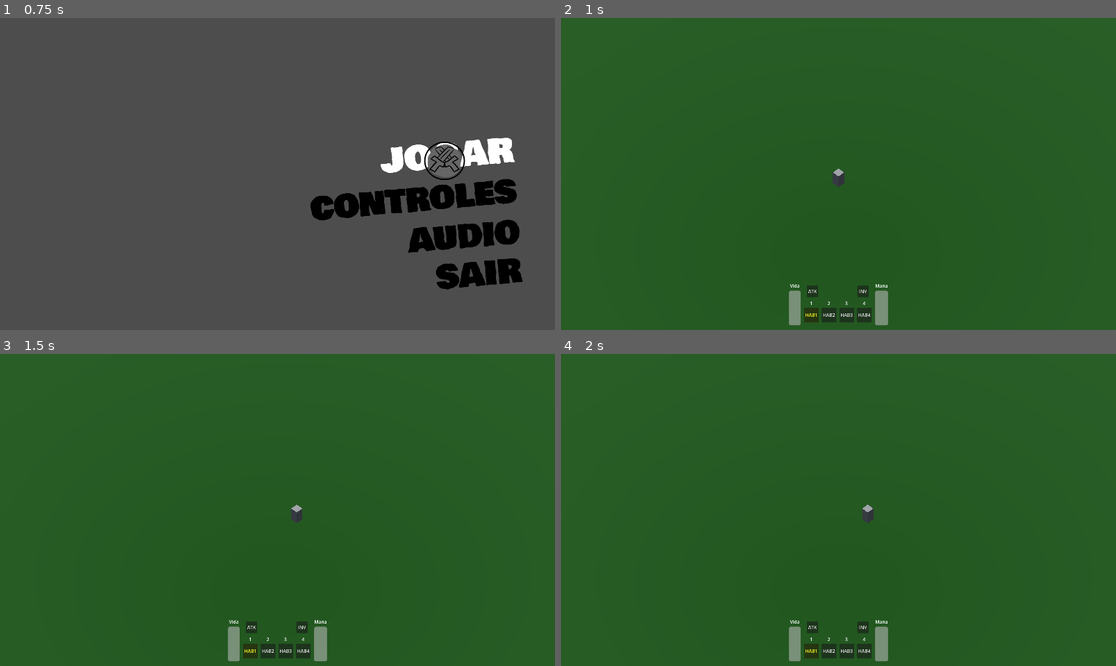
Above: before the commit, frames 1-4 (two rows, left to right).
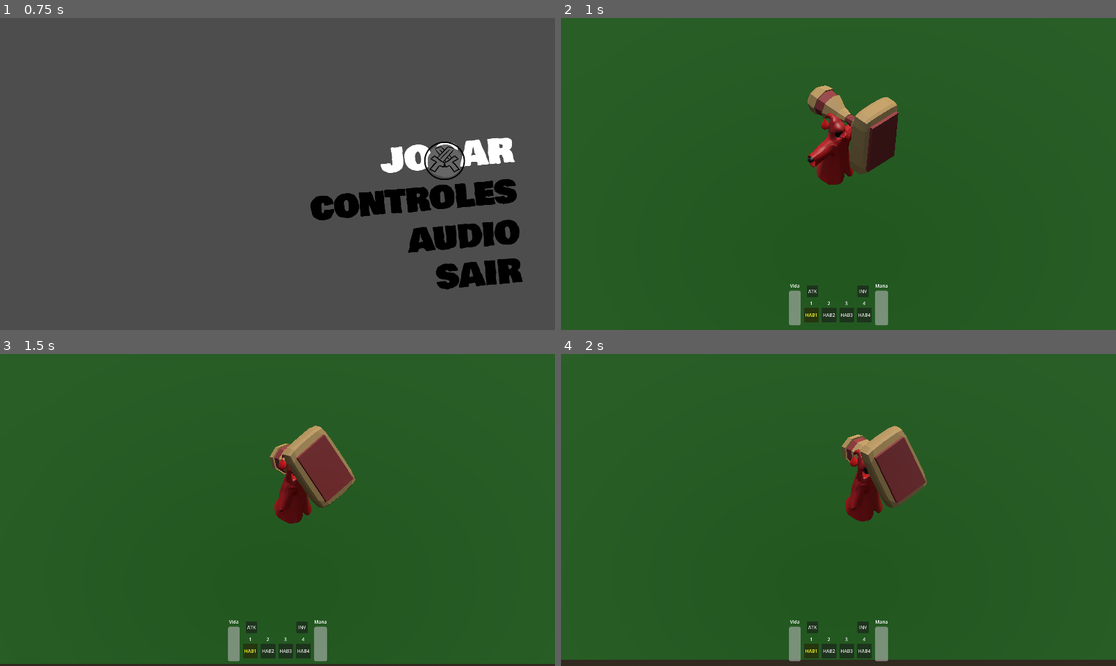
Above: after the commit, the same moments.

Repository: LuizHenriqueFreitas/FelpoJam-2026-1
Game: Godot game, scene res://menus/mainmenu.tscn
Two runs of this game, one before a commit and one after it. Both use one fixed random seed, a clock stepped at 60 frames per second and the inputs below.
Inputs (mouse positions are in pixels of both pictures, inside the frame that each line leads up to):
- Up to frame 1 (0.75 s): click (449, 155) at 0.5 s
- Up to frame 2 (1 s): no input
- Up to frame 3 (1.5 s): tap Enter at 1.25 s; move the mouse to (399, 494) at 1.27 s; hold D (walk_right) from 1.28 s (still down); click (399, 494) at 1.35 s
- Up to frame 4 (2 s): keep holding D (walk_right)

Frame 1 is identical in both runs. In frame 2, 3.4% of the frame differs, in the area x 44-61%, y 21-55%; in frame 3, 3.6%; in frame 4, 5.0%, in the area x 0-100%, y 22-100%.

Commit message:
modelos de personagens primeira parte

Diff:
--- a/game/avelino-inkmancer-3D/game/game.tscn
+++ b/game/avelino-inkmancer-3D/game/game.tscn
@@ -111,7 +111,7 @@
 render_target_update_mode = 0
 
 [node name="Player" parent="." unique_id=1351006858 instance=ExtResource("1_4fuuu")]
-transform = Transform3D(1, 0, 0, 0, 1, 0, 0, 0, 1, 0, 1.4746869, 0)
+transform = Transform3D(6, 0, 0, 0, 6, 0, 0, 0, 6, 0, 1.4746869, 0)
 
 [node name="Camera3D" type="Camera3D" parent="." unique_id=305135476]
 transform = Transform3D(0.7071068, 0.5, -0.5, 0, 0.7071068, 0.70710677, 0.7071068, -0.5, 0.5, -9, 14.897191, 9)
--- a/game/avelino-inkmancer-3D/player/player.tscn
+++ b/game/avelino-inkmancer-3D/player/player.tscn
@@ -1,19 +1,16 @@
 [gd_scene format=3 uid="uid://gt8l7smnonc8"]
 
 [ext_resource type="Script" uid="uid://dok80wqjb1dxa" path="res://player/player_movement.gd" id="1_4flbx"]
+[ext_resource type="PackedScene" uid="uid://cm5wmol3rxixe" path="res://props/personagens/modelo_player.tscn" id="2_rkbax"]
 
 [sub_resource type="BoxShape3D" id="BoxShape3D_sh265"]
-size = Vector3(1, 1.9445801, 1)
-
-[sub_resource type="BoxMesh" id="BoxMesh_4flbx"]
+size = Vector3(0.5966797, 1.5524902, 0.40722656)
 
 [node name="CharacterBody3D" type="CharacterBody3D" unique_id=1843227362]
 script = ExtResource("1_4flbx")
 
 [node name="CollisionShape3D" type="CollisionShape3D" parent="." unique_id=1744900246]
-transform = Transform3D(1, 0, 0, 0, 1, 0, 0, 0, 1, 0, 0.009643555, 0)
+transform = Transform3D(1, 0, 0, 0, 1, 0, 0, 0, 1, -0.0034179688, 0.7860719, -0.041503906)
 shape = SubResource("BoxShape3D_sh265")
 
-[node name="MeshInstance3D" type="MeshInstance3D" parent="." unique_id=181968315]
-transform = Transform3D(1, 0, 0, 0, 1.9509698, 0, 0, 0, 1, 0, 0, 0)
-mesh = SubResource("BoxMesh_4flbx")
+[node name="mago" parent="." unique_id=313601369 instance=ExtResource("2_rkbax")]
--- a/game/avelino-inkmancer-3D/player/player_movement.gd
+++ b/game/avelino-inkmancer-3D/player/player_movement.gd
@@ -9,6 +9,12 @@
 	# Add the gravity.
 	if not is_on_floor():
 		velocity += get_gravity() * delta
+
+	# essa é a linha que chama as animações
+	# copie e cole ela para momentos que a animação muda
+	# nome das animações disponiveis documentado no change log
+	get_node("mago/AnimationPlayer").play("idle-Armature_001")
+
 
 	# Get the input direction and handle the movement/deceleration.
 	# As good practice, you should replace ddasdUI actions with custom gameplay actions.
--- a/game/avelino-inkmancer-3D/project.godot
+++ b/game/avelino-inkmancer-3D/project.godot
@@ -23,6 +23,10 @@
 
 window/size/viewport_width=1920
 window/size/viewport_height=1080
+
+[dotnet]
+
+project/assembly_name="Avelino 3d gamer"
 
 [input]
 
--- /dev/null
+++ b/game/avelino-inkmancer-3D/props/personagens/modelo_arqueiro.tscn
@@ -0,0 +1,33 @@
+[gd_scene format=3 uid="uid://btw4t07frla54"]
+
+[ext_resource type="PackedScene" uid="uid://dhauqulfydigq" path="res://assets/models/personagens/arqueiro.glb" id="1_771mw"]
+[ext_resource type="PackedScene" uid="uid://dn1rximrr3341" path="res://assets/models/personagens/arco.glb" id="2_g53od"]
+
+[node name="arqueiro" unique_id=682006127 instance=ExtResource("1_771mw")]
+
+[node name="Skeleton3D" parent="Armature" parent_id_path=PackedInt32Array(1853194033) index="0" unique_id=2014917589]
+bones/0/position = Vector3(0, 0.67759705, 0)
+bones/1/rotation = Quaternion(0.081853785, 0, 1.9515463e-08, 0.9966444)
+bones/3/rotation = Quaternion(-0.09291944, -7.4150077e-09, -5.342041e-08, 0.9956737)
+bones/4/position = Vector3(0.01446879, 0.100399755, 0.14259821)
+bones/4/rotation = Quaternion(-0.046236802, 0.12490253, -0.7792416, 0.61240834)
+bones/5/rotation = Quaternion(0.17292486, 0.09371869, -0.2804386, 0.93950415)
+bones/6/rotation = Quaternion(0.39049566, 0.033089265, -0.18346164, 0.9015322)
+bones/7/position = Vector3(-0.014468854, 0.10039976, 0.14259823)
+bones/7/rotation = Quaternion(-0.046236973, -0.12490269, 0.77924174, 0.61240834)
+bones/8/rotation = Quaternion(0.17292489, -0.093718655, 0.28043866, 0.9395041)
+bones/9/rotation = Quaternion(0.3904956, -0.033089243, 0.18346167, 0.9015321)
+bones/10/rotation = Quaternion(0.0062112203, 0.13267036, 0.9873534, -0.08656401)
+bones/11/rotation = Quaternion(-0.41866097, 0.013326533, -0.04300372, 0.90702593)
+bones/12/rotation = Quaternion(0.7767505, -0.018210381, -0.011317442, 0.6294434)
+bones/13/rotation = Quaternion(-0.23798071, 0.10862219, 0.95826435, 0.115307674)
+bones/14/rotation = Quaternion(-0.41865996, -0.013326521, 0.043003593, 0.9070264)
+bones/15/rotation = Quaternion(0.7767502, 0.018210402, 0.011317429, 0.62944376)
+
+[node name="BoneAttachment3D" type="BoneAttachment3D" parent="Armature/Skeleton3D" index="0" unique_id=375667282]
+transform = Transform3D(-0.84751767, 0.039034665, -0.52933013, -0.28348723, -0.8764174, 0.38926563, -0.44871905, 0.4799676, 0.75384504, 0.42091718, 0.9231402, 0.07949567)
+bone_name = "mao.L"
+bone_idx = 6
+
+[node name="arco" parent="Armature/Skeleton3D/BoneAttachment3D" index="0" unique_id=1942274746 instance=ExtResource("2_g53od")]
+transform = Transform3D(0.8081917, 1.605524, -0.6157275, 1.4401233, -0.26022133, 1.2117481, 0.9396109, -0.9821308, -1.3276114, -0.049713373, 0.26429284, 0.12280184)
--- /dev/null
+++ b/game/avelino-inkmancer-3D/props/personagens/modelo_arqueiro_forte.tscn
@@ -0,0 +1,33 @@
+[gd_scene format=3 uid="uid://dgnedps7vjy6u"]
+
+[ext_resource type="PackedScene" uid="uid://i0hlc0qcnnh6" path="res://assets/models/personagens/arqueiroForte.glb" id="1_welg2"]
+[ext_resource type="PackedScene" uid="uid://dn1rximrr3341" path="res://assets/models/personagens/arco.glb" id="2_jjbfj"]
+
+[node name="arqueiroForte" unique_id=126302371 instance=ExtResource("1_welg2")]
+
+[node name="Skeleton3D" parent="Armature" parent_id_path=PackedInt32Array(257562895) index="0" unique_id=1296764180]
+bones/0/position = Vector3(0, 0.6334743, 0)
+bones/1/rotation = Quaternion(-0.050340667, -0.06108374, 0.03007539, 0.9964086)
+bones/3/rotation = Quaternion(0.03033342, 0.07120465, -0.16940251, 0.98250324)
+bones/4/position = Vector3(0.01446879, 0.100399755, 0.14259821)
+bones/4/rotation = Quaternion(0.1148766, -0.1584579, -0.6557363, 0.7291806)
+bones/5/rotation = Quaternion(0.35673073, -0.14442553, -0.27613282, 0.8807015)
+bones/6/rotation = Quaternion(0.4538158, -0.06354317, -0.091338806, 0.8841214)
+bones/7/position = Vector3(-0.014468854, 0.10039976, 0.14259823)
+bones/7/rotation = Quaternion(-0.17495105, 0.01171935, 0.3592697, 0.9166134)
+bones/8/rotation = Quaternion(0.74052215, 0.13046761, 0.34344465, 0.56271744)
+bones/9/rotation = Quaternion(0.380093, 0.073934846, 0.10465675, 0.9160294)
+bones/10/rotation = Quaternion(0.18723318, 0.24862275, 0.941284, -0.13082416)
+bones/11/rotation = Quaternion(-0.50355095, 0.024706252, -0.038038153, 0.8627742)
+bones/12/rotation = Quaternion(0.7618936, -0.016504826, -0.010914779, 0.6473999)
+bones/13/rotation = Quaternion(-0.23278701, 0.119347386, 0.95201886, 0.1588283)
+bones/14/rotation = Quaternion(-0.46671593, -0.03864635, 0.046355844, 0.88234574)
+bones/15/rotation = Quaternion(0.812535, 0.037729, -0.0025776522, 0.5816845)
+
+[node name="BoneAttachment3D" type="BoneAttachment3D" parent="Armature/Skeleton3D" index="0" unique_id=1424251701]
+transform = Transform3D(-0.48887476, -0.64098805, -0.5917225, -0.8288575, 0.12979122, 0.54419607, -0.27202284, 0.7564974, -0.5947397, 0.2586204, 1.1566453, 0.47422868)
+bone_name = "mao.L"
+bone_idx = 6
+
+[node name="arco" parent="Armature/Skeleton3D/BoneAttachment3D" index="0" unique_id=1942274746 instance=ExtResource("2_jjbfj")]
+transform = Transform3D(0.9747391, 1.7561868, -0.64636815, 1.4311168, -0.2299663, 1.5333374, 1.2057745, -1.1467448, -1.2973759, 0.01497972, 0.1993506, 0.116576076)
--- /dev/null
+++ b/game/avelino-inkmancer-3D/props/personagens/modelo_guerreiro.tscn
@@ -0,0 +1,33 @@
+[gd_scene format=3 uid="uid://qcjbuu337bl0"]
+
+[ext_resource type="PackedScene" uid="uid://0od57cow7kaq" path="res://assets/models/personagens/guerreiro.glb" id="1_25jce"]
+[ext_resource type="PackedScene" uid="uid://cc3citakk0vcy" path="res://assets/models/personagens/espada.glb" id="2_ovgps"]
+
+[node name="guerreiro" unique_id=1296144920 instance=ExtResource("1_25jce")]
+
+[node name="Skeleton3D" parent="Armature" parent_id_path=PackedInt32Array(2019168347) index="0" unique_id=1706939604]
+bones/0/position = Vector3(0, 0.67759705, 0)
+bones/1/rotation = Quaternion(0.081853785, 0, 1.9515463e-08, 0.9966444)
+bones/3/rotation = Quaternion(-0.09291944, -7.4150077e-09, -5.342041e-08, 0.9956737)
+bones/4/position = Vector3(0.01446879, 0.100399755, 0.14259821)
+bones/4/rotation = Quaternion(-0.046236802, 0.12490253, -0.7792416, 0.61240834)
+bones/5/rotation = Quaternion(0.17292486, 0.09371869, -0.2804386, 0.93950415)
+bones/6/rotation = Quaternion(0.39049566, 0.033089265, -0.18346164, 0.9015322)
+bones/7/position = Vector3(-0.014468854, 0.10039976, 0.14259823)
+bones/7/rotation = Quaternion(-0.046236973, -0.12490269, 0.77924174, 0.61240834)
+bones/8/rotation = Quaternion(0.17292489, -0.093718655, 0.28043866, 0.9395041)
+bones/9/rotation = Quaternion(0.3904956, -0.033089243, 0.18346167, 0.9015321)
+bones/10/rotation = Quaternion(0.0062112203, 0.13267036, 0.9873534, -0.08656401)
+bones/11/rotation = Quaternion(-0.41866097, 0.013326533, -0.04300372, 0.90702593)
+bones/12/rotation = Quaternion(0.7767505, -0.018210381, -0.011317442, 0.6294434)
+bones/13/rotation = Quaternion(-0.23798071, 0.10862219, 0.95826435, 0.115307674)
+bones/14/rotation = Quaternion(-0.41865996, -0.013326521, 0.043003593, 0.9070264)
+bones/15/rotation = Quaternion(0.7767502, 0.018210402, 0.011317429, 0.62944376)
+
+[node name="BoneAttachment3D" type="BoneAttachment3D" parent="Armature/Skeleton3D" index="1" unique_id=881003815]
+transform = Transform3D(-0.8475176, -0.039034598, 0.5293299, 0.2834871, -0.8764172, 0.38926563, 0.44871902, 0.4799675, 0.753845, -0.42091706, 0.9231404, 0.07949579)
+bone_name = "mao.R"
+bone_idx = 9
+
+[node name="espada2" parent="Armature/Skeleton3D/BoneAttachment3D" index="0" unique_id=305065122 instance=ExtResource("2_ovgps")]
+transform = Transform3D(0.282894, 0.66831684, 2.277153, 2.3215795, 0.39777035, -0.4051541, -0.49228185, 2.2599187, -0.6021018, 0.06876153, 0.3843605, 0.18674529)
--- /dev/null
+++ b/game/avelino-inkmancer-3D/props/personagens/modelo_guerreiro_forte.tscn
@@ -0,0 +1,33 @@
+[gd_scene format=3 uid="uid://18onji26ft8d"]
+
+[ext_resource type="PackedScene" uid="uid://dav4comsnaolh" path="res://assets/models/personagens/guerreiroForte.glb" id="1_58tex"]
+[ext_resource type="PackedScene" uid="uid://cc3citakk0vcy" path="res://assets/models/personagens/espada.glb" id="2_h8ke0"]
+
+[node name="guerreiroForte" unique_id=277864919 instance=ExtResource("1_58tex")]
+
+[node name="Skeleton3D" parent="Armature" parent_id_path=PackedInt32Array(1167837988) index="0" unique_id=161657753]
+bones/0/position = Vector3(0, 0.67759705, 0)
+bones/1/rotation = Quaternion(0.081853785, 0, 1.9515463e-08, 0.9966444)
+bones/3/rotation = Quaternion(-0.09291944, -7.4150077e-09, -5.342041e-08, 0.9956737)
+bones/4/position = Vector3(0.01446879, 0.100399755, 0.14259821)
+bones/4/rotation = Quaternion(-0.046236802, 0.12490253, -0.7792416, 0.61240834)
+bones/5/rotation = Quaternion(0.17292486, 0.09371869, -0.2804386, 0.93950415)
+bones/6/rotation = Quaternion(0.39049566, 0.033089265, -0.18346164, 0.9015322)
+bones/7/position = Vector3(-0.014468854, 0.10039976, 0.14259823)
+bones/7/rotation = Quaternion(-0.046236973, -0.12490269, 0.77924174, 0.61240834)
+bones/8/rotation = Quaternion(0.17292489, -0.093718655, 0.28043866, 0.9395041)
+bones/9/rotation = Quaternion(0.3904956, -0.033089243, 0.18346167, 0.9015321)
+bones/10/rotation = Quaternion(0.0062112203, 0.13267036, 0.9873534, -0.08656401)
+bones/11/rotation = Quaternion(-0.41866097, 0.013326533, -0.04300372, 0.90702593)
+bones/12/rotation = Quaternion(0.7767505, -0.018210381, -0.011317442, 0.6294434)
+bones/13/rotation = Quaternion(-0.23798071, 0.10862219, 0.95826435, 0.115307674)
+bones/14/rotation = Quaternion(-0.41865996, -0.013326521, 0.043003593, 0.9070264)
+bones/15/rotation = Quaternion(0.7767502, 0.018210402, 0.011317429, 0.62944376)
+
+[node name="BoneAttachment3D" type="BoneAttachment3D" parent="Armature/Skeleton3D" index="0" unique_id=1927290377]
+transform = Transform3D(-0.8475176, -0.039034598, 0.5293299, 0.2834871, -0.8764172, 0.38926563, 0.44871902, 0.4799675, 0.753845, -0.42091706, 0.9231404, 0.07949579)
+bone_name = "mao.R"
+bone_idx = 9
+
+[node name="espada2" parent="Armature/Skeleton3D/BoneAttachment3D" index="0" unique_id=305065122 instance=ExtResource("2_h8ke0")]
+transform = Transform3D(1.1558471, -0.050171793, -2.767943, -2.7624168, -0.21797156, -1.1495874, -0.18188512, 2.9916506, -0.13017833, -0.012785912, 0.32157847, 0.2814486)
--- /dev/null
+++ b/game/avelino-inkmancer-3D/props/personagens/modelo_player.tscn
@@ -0,0 +1,14 @@
+[gd_scene format=3 uid="uid://cm5wmol3rxixe"]
+
+[ext_resource type="PackedScene" uid="uid://e5xseydr1mba" path="res://assets/models/personagens/mago.glb" id="1_cc5g5"]
+[ext_resource type="PackedScene" uid="uid://hvt5qg1dkb1b" path="res://assets/models/personagens/Carimbo.glb" id="2_o3uh5"]
+
+[node name="mago" unique_id=313601369 instance=ExtResource("1_cc5g5")]
+
+[node name="BoneAttachment3D" type="BoneAttachment3D" parent="Armature_001/Skeleton3D" parent_id_path=PackedInt32Array(1070873297) index="0" unique_id=1208826665]
+transform = Transform3D(-0.10291578, 0.985672, 0.1336374, -0.9946434, -0.10327958, -0.0042255186, 0.009636998, -0.1333563, 0.99102104, 0.27356455, 1.1401111, -0.026082017)
+bone_name = "braco.L"
+bone_idx = 12
+
+[node name="Carimbo" parent="Armature_001/Skeleton3D/BoneAttachment3D" index="0" unique_id=582777017 instance=ExtResource("2_o3uh5")]
+transform = Transform3D(0.00020267963, -0.9999278, 0.01200106, 0.9933299, -0.0011824344, -0.115301505, 0.1153073, 0.011944385, 0.9932585, 1.0761517, -0.21875778, -0.21746847)
Not shown, changed: game/avelino-inkmancer-3D/assets/models/low_poly_mushrooms_set_0.png.import
Not shown, changed: game/avelino-inkmancer-3D/assets/models/low_poly_mushrooms_set_1.png.import
Not shown, changed: game/avelino-inkmancer-3D/assets/models/low_poly_mushrooms_set_5.png.import
Binary file added: game/avelino-inkmancer-3D/assets/models/personagens/Carimbo.glb
Not shown, added: game/avelino-inkmancer-3D/assets/models/personagens/Carimbo.glb.import
Binary file added: game/avelino-inkmancer-3D/assets/models/personagens/Carimbo_1024 palette.png
Not shown, added: game/avelino-inkmancer-3D/assets/models/personagens/Carimbo_1024 palette.png.import
Binary file added: game/avelino-inkmancer-3D/assets/models/personagens/arco.glb
Not shown, added: game/avelino-inkmancer-3D/assets/models/personagens/arco.glb.import
Binary file added: game/avelino-inkmancer-3D/assets/models/personagens/arco_1024 palette.png
Not shown, added: game/avelino-inkmancer-3D/assets/models/personagens/arco_1024 palette.png.import
Binary file added: game/avelino-inkmancer-3D/assets/models/personagens/arqueiro.glb
(and 24 more such lines)
